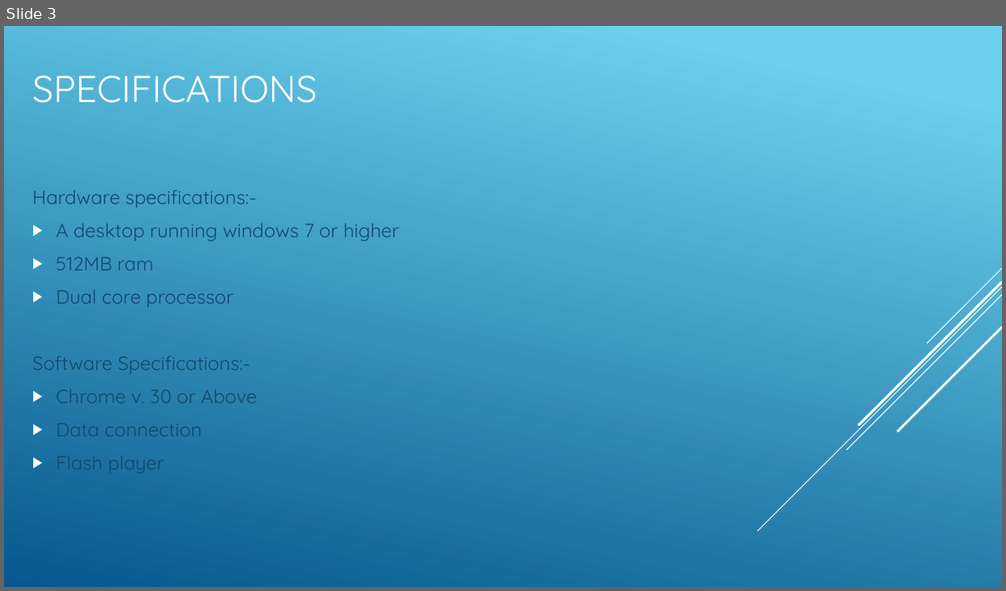
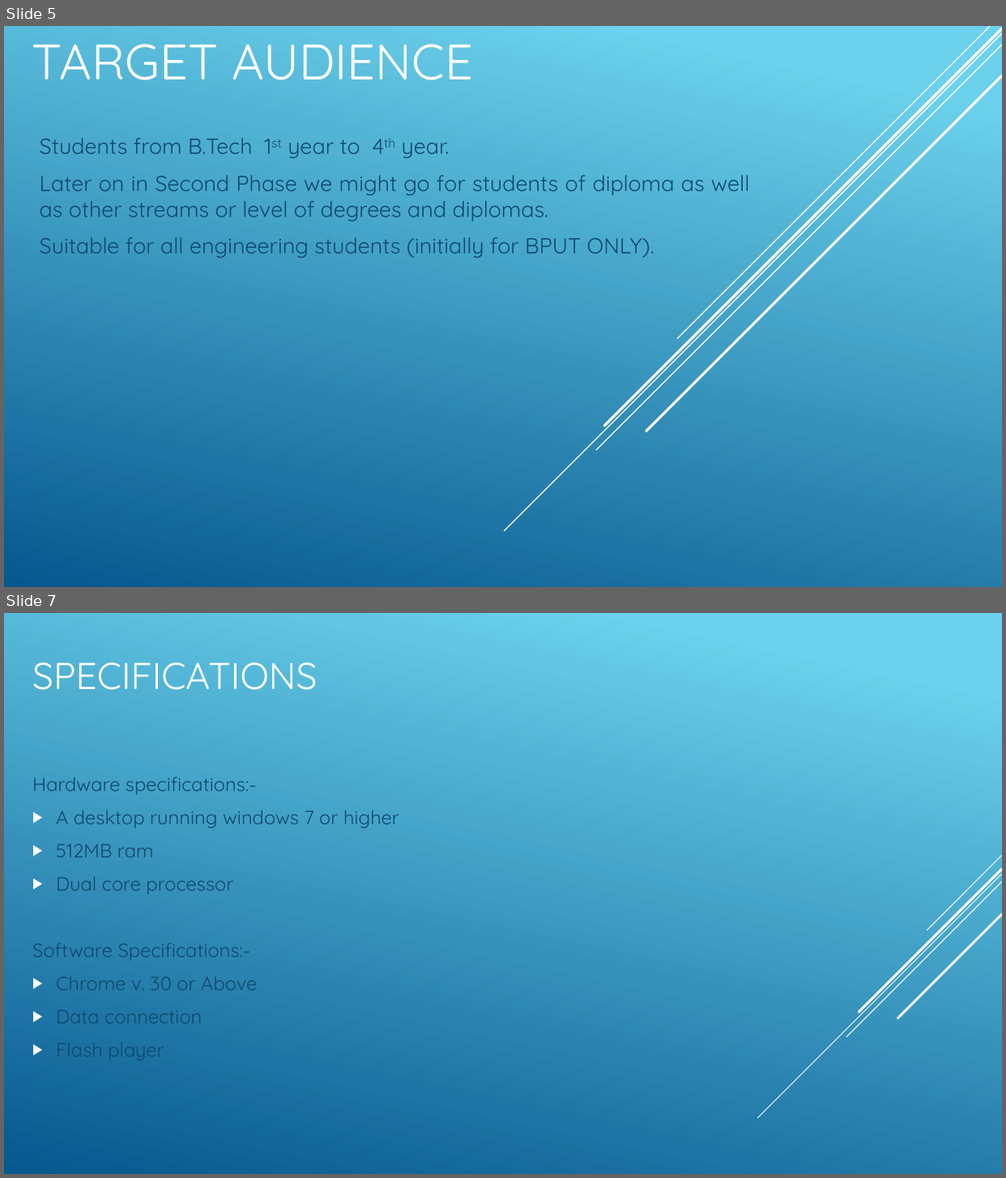
Before and after one commit to DSujitKumar/PaathShala, a slide deck: Paathsala.pptx. Shown one above the other, each under a label of ours: slide 3 before the commit, slides 5 and 7 after it; the slides between them are not shown. The pictures are 1006x591 and 1006x1178 pixels, drawn with LibreOffice and Linux fonts; fonts in the diff are those of the drawing. Boxes give left, top, right and bottom in pixels: in the first picture for what was removed or moved away, otherwise in the second. Text is boxed around its words. In the diff, an @@ line names an element or a change of style, - is before the commit and + after.

```diff
--- a/Paathsala.pptx
+++ b/Paathsala.pptx
@@ slide 5 added at bbox=[4, 26, 1002, 587], background gradient #6ED2EB to #06588E @@
@@ title added at bbox=[32, 44, 473, 80], 48 pt, text #FFFFFF @@
+TARGET AUDIENCE
@@ line added from (1002, 33) to (504, 531), #FFFFFF 1 pt @@
@@ line added from (1002, 45) to (596, 450), #FFFFFF 1 pt @@
@@ line added from (1002, 29) to (604, 426), #FFFFFF 2.5 pt @@
@@ line added from (989, 27) to (678, 339), #FFFFFF 1 pt @@
@@ line added from (1002, 76) to (646, 432), #FFFFFF 2.5 pt @@
@@ subtitle added at bbox=[40, 138, 750, 258], 21 pt, text #0F496F @@
+Students from B.Tech 1st year to 4th year.
+Later on in Second Phase we might go for students of diploma as well as other streams or level of degrees and diplomas.
+Suitable for all engineering students (initially for BPUT ONLY).
@@ what was slide 3 is now slide 7 @@
```
Also in this commit, not shown: 5 slides changed, 2 other slides added, 1 slide removed.
